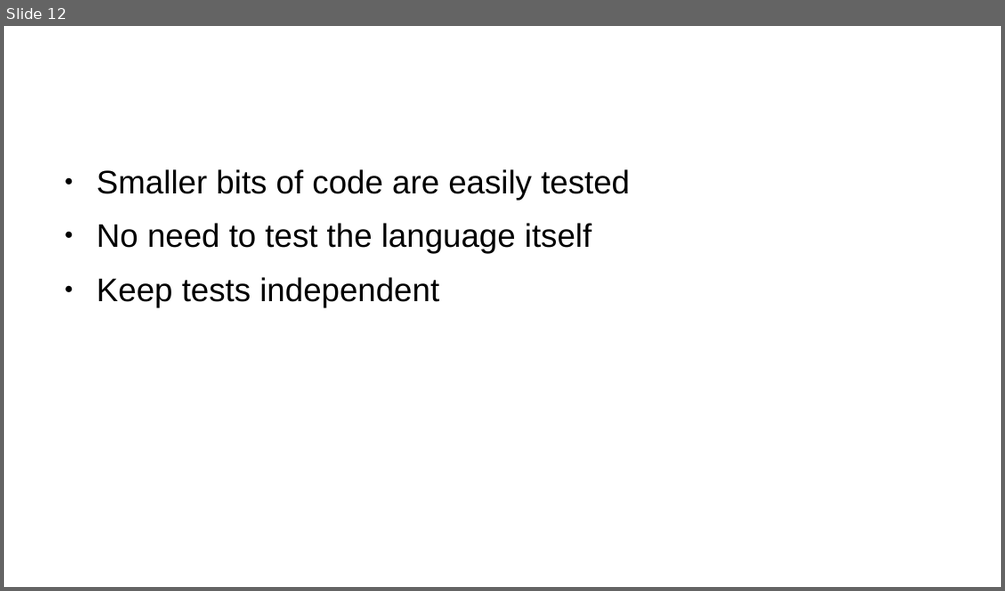
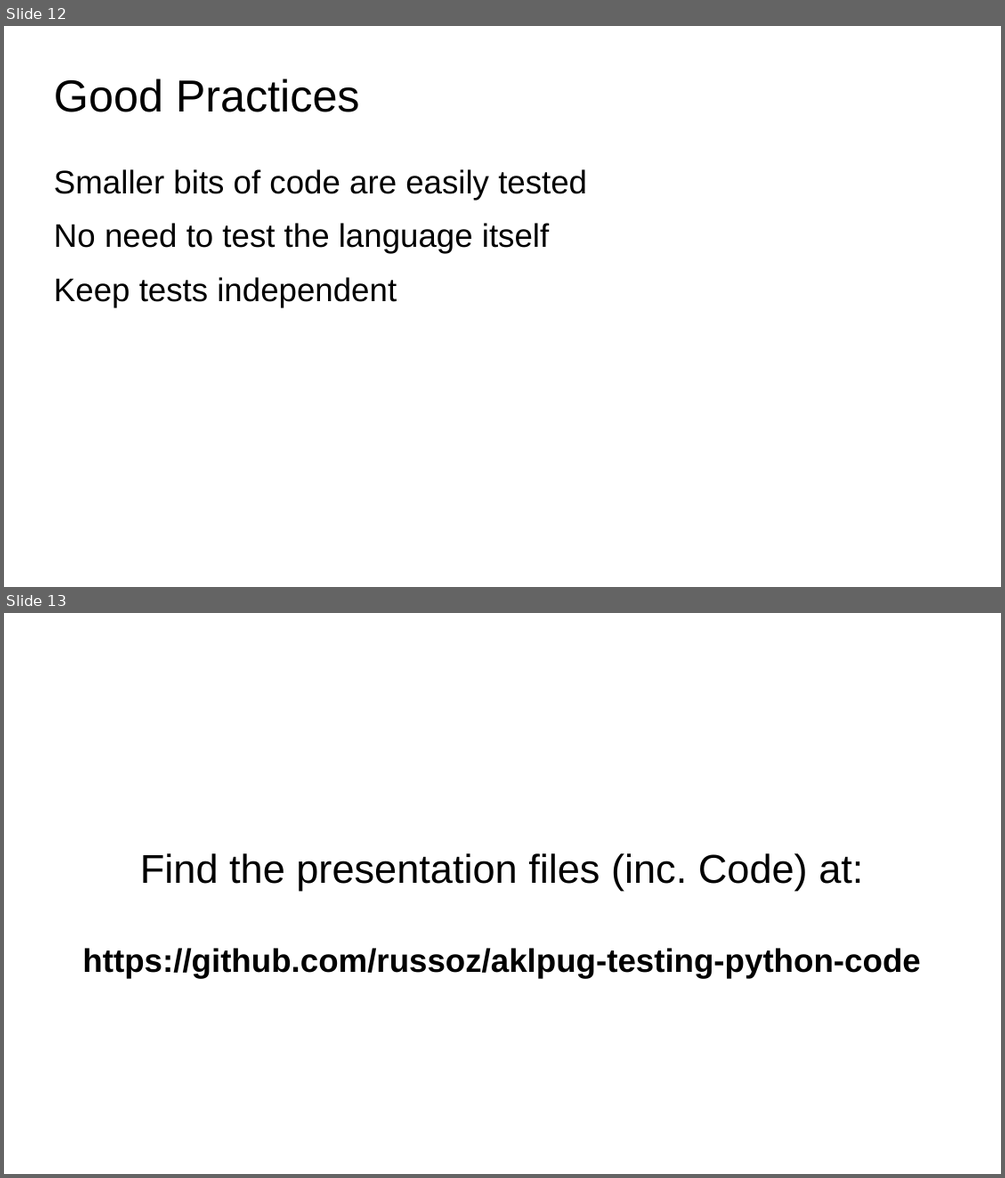
Before and after one commit to russoz/aklpug-testing-python-code, a slide deck: aklpug-testing-python.odp. Shown one above the other, each under a label of ours: slide 12 before the commit, slides 12 and 13 after it. The pictures are 1005x591 and 1005x1178 pixels, drawn with LibreOffice and Linux fonts; fonts in the diff are those of the drawing; background and template pictures are left out. Boxes give left, top, right and bottom in pixels: in the first picture for what was removed or moved away, otherwise in the second. Text is boxed around its words. In the diff, an @@ line names an element or a change of style, - is before the commit and + after.

```diff
--- a/aklpug-testing-python.odp
+++ b/aklpug-testing-python.odp
@@ slide 13 added at [4, 613, 1001, 1174], background #FFFFFF @@
@@ subtitle added at [82, 853, 920, 978], 26 pt, text #000000, bold @@
+Find the presentation files (inc. Code) at:
+https://github.com/russoz/aklpug-testing-python-code
@@ slide 12 changed as well @@
@@ title "Good Practices" at [54, 79, 360, 112]: text colour #FFFFFF to #000000 @@
@@ text "Smaller bits of code are ..." at [54, 169, 587, 307]: bullet ● to none @@
```
Also in this commit, not shown: 7 other slides changed, 5 other slides added, 4 slides removed, 4 other files.
